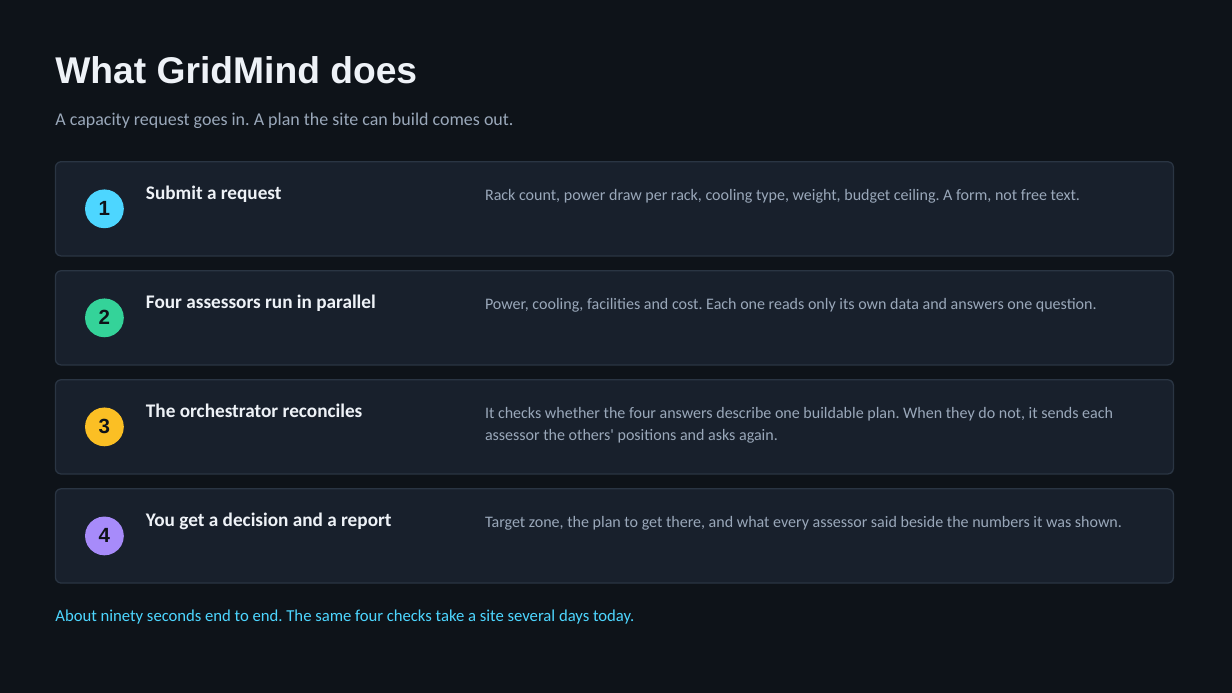
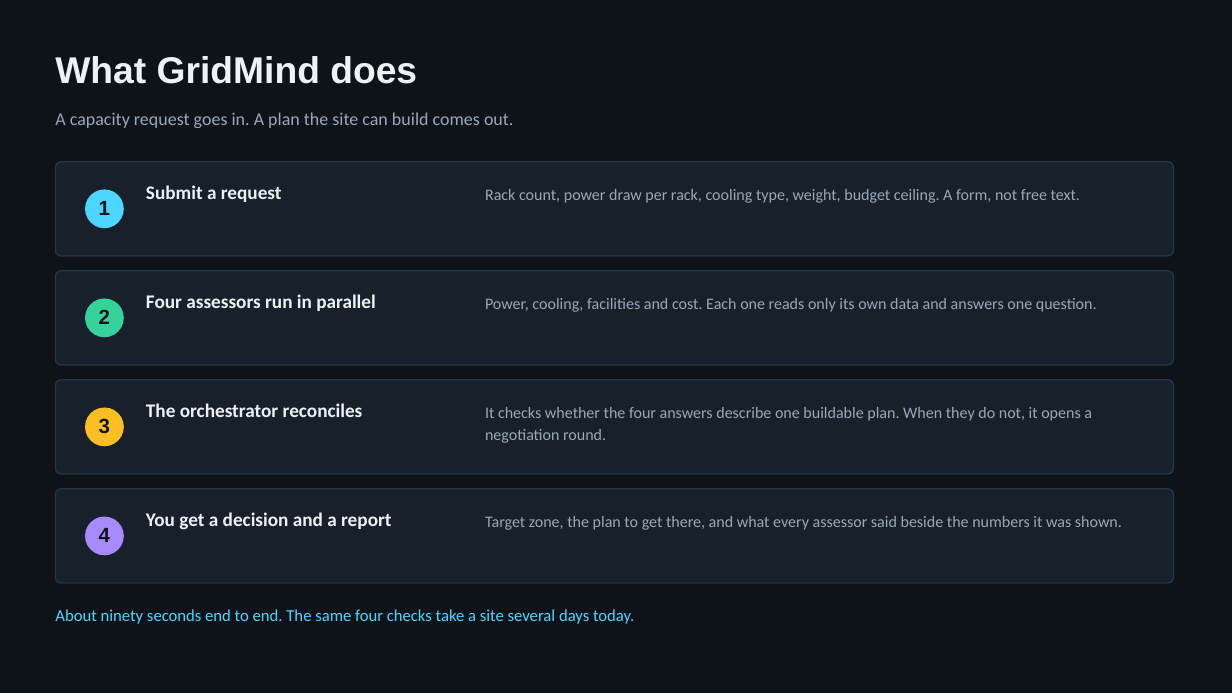
Before and after one commit to PRACHIT27/GridMindAI, a slide deck: slide 4 of docs/GridMind_Submission_Deck.pptx (slide 2 before the commit). Drawn at 1232x693 pixels with LibreOffice and Linux fonts; fonts in the diff are those of the drawing. Boxes give left, top, right and bottom in pixels: in the first picture for what was removed or moved away, otherwise in the second. Text is boxed around its words. In the diff, an @@ line names an element or a change of style, - is before the commit and + after.

```diff
--- a/docs/GridMind_Submission_Deck.pptx
+++ b/docs/GridMind_Submission_Deck.pptx
@@ text at (485, 407, 1092, 443): text changed @@
-It checks whether the four answers describe one buildable plan. When they do not, it sends each assessor the others' positions and asks again.
+It checks whether the four answers describe one buildable plan. When they do not, it opens a negotiation round.
```
Also in this commit, not shown: 2 other slides changed, 4 slides added, 9 slides removed, 1 other file.
